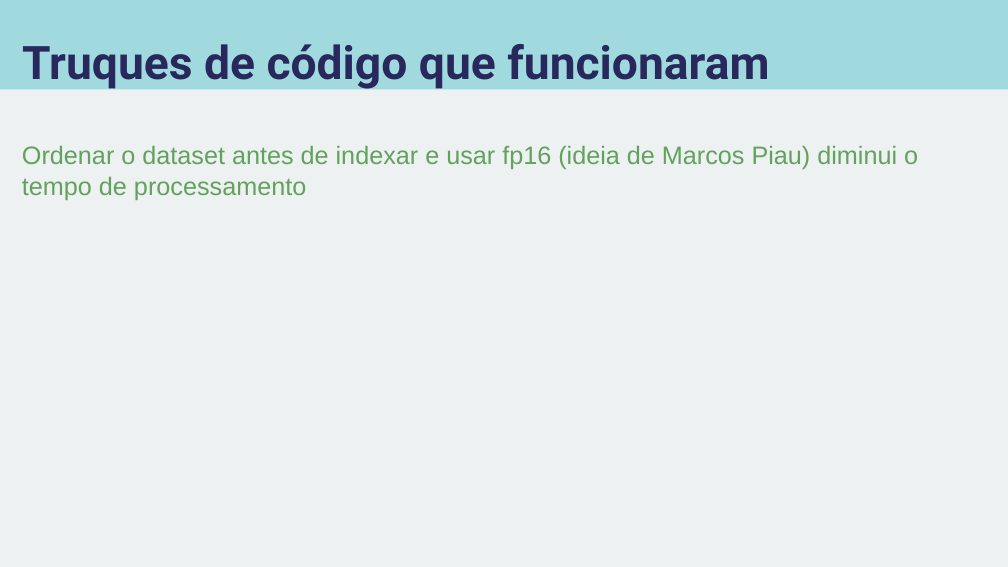
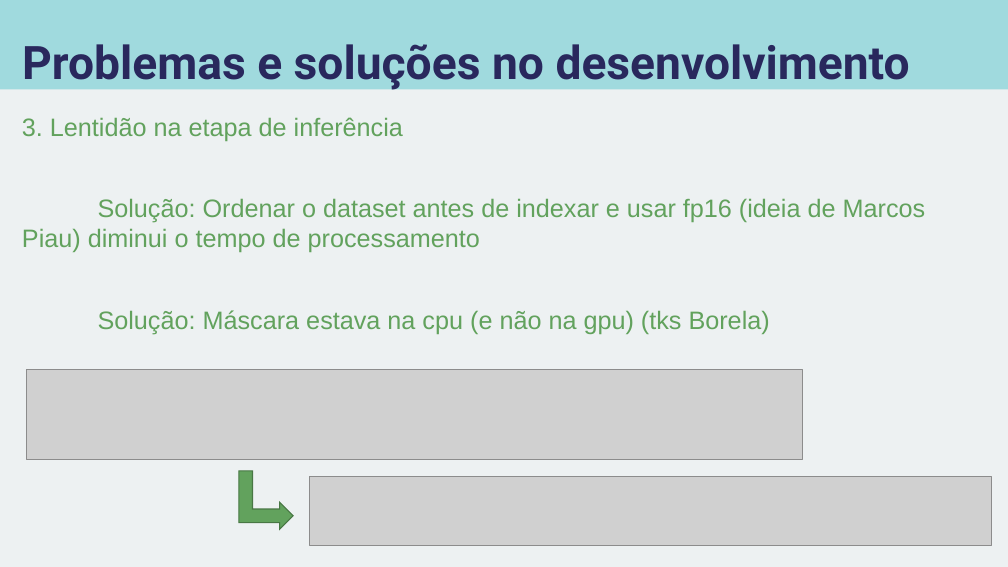
Before and after one commit to carisio/IA368-DD_deep_learning_busca, a slide deck: slide 7 of 7 - splade/notebook/apresentacao_splade.pptx. Drawn at 1008x567 pixels with LibreOffice and Linux fonts; fonts in the diff are those of the drawing; grey boxes stand for pictures. Boxes give left, top, right and bottom in pixels: in the first picture for what was removed or moved away, otherwise in the second. Text is boxed around its words. In the diff, an @@ line names an element or a change of style, - is before the commit and + after.

```diff
--- a/7 - splade/notebook/apresentacao_splade.pptx
+++ b/7 - splade/notebook/apresentacao_splade.pptx
@@ title at (x1=22, y1=44, x2=910, y2=90): text changed @@
-Truques de código que funcionaram
+Problemas e soluções no desenvolvimento
@@ text at (x1=22, y1=117, x2=926, y2=335): text changed @@
-Ordenar o dataset antes de indexar e usar fp16 (ideia de Marcos Piau) diminui o tempo de processamento
+3. Lentidão na etapa de inferência
+Solução: Ordenar o dataset antes de indexar e usar fp16 (ideia de Marcos Piau) diminui o tempo de processamento
+Solução: Máscara estava na cpu (e não na gpu) (tks Borela)
@@ picture added at (x1=26, y1=369, x2=802, y2=460) @@
@@ bent up arrow added at (x1=239, y1=471, x2=293, y2=530), fill #62A25D, outline #497845 1 pt @@
@@ picture added at (x1=310, y1=476, x2=991, y2=546) @@
```
Also in this commit, not shown: 1 slide added, 2 other files.
